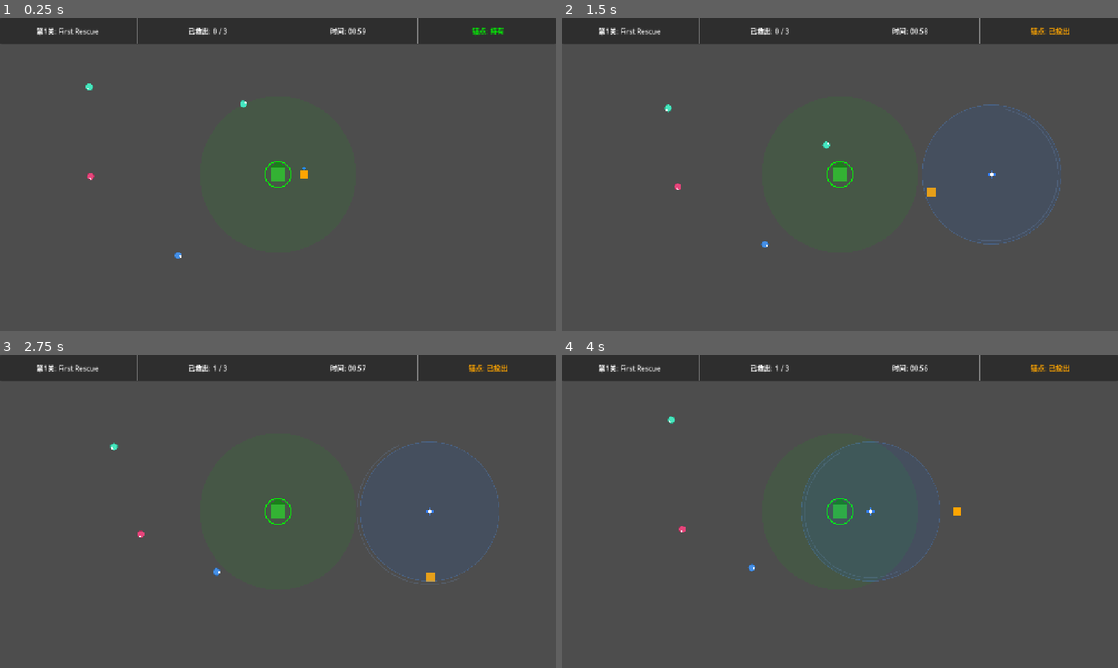
Above: before the commit, frames 1-4 (two rows, left to right).
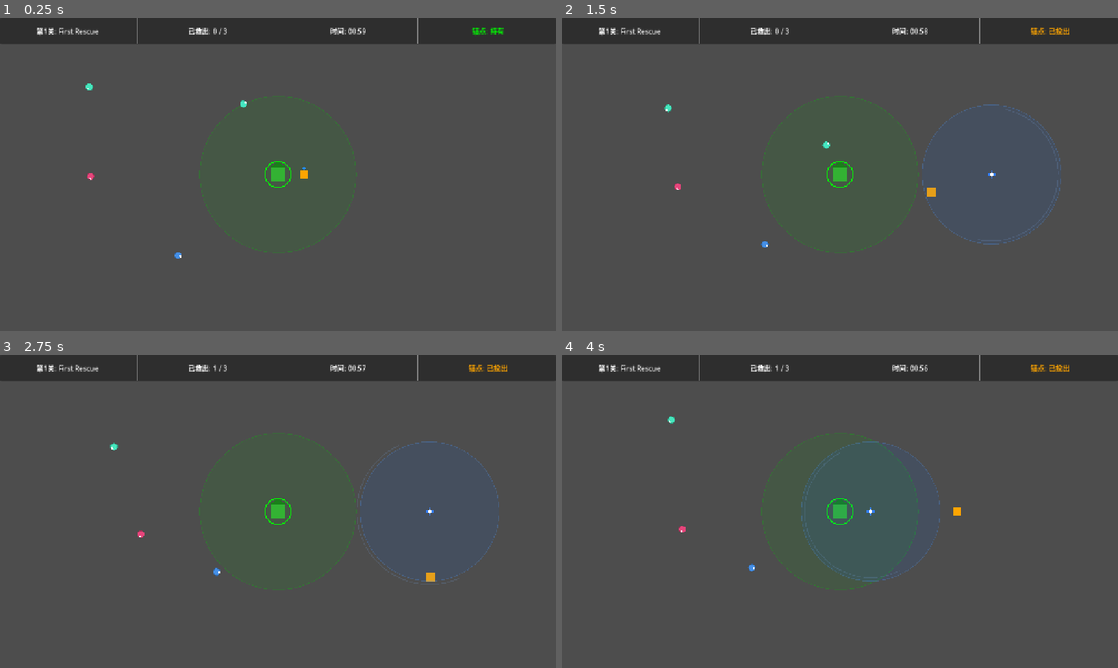
Above: after the commit, the same moments.

Repository: kunk70352-png/Safe-Anchor
Game: Godot game, scene res://src/main/main.tscn
Two runs of this game, one before a commit and one after it. Both use one fixed random seed, a clock stepped at 60 frames per second and the inputs below.
Inputs:
- Up to frame 1 (0.25 s): no input
- Up to frame 2 (1.5 s): hold D (move_right) 0.53-1.28 s; tap Space (charge_throw) at 0.6, 1.35 s; hold S (move_down) from 1.28 s (still down)
- Up to frame 3 (2.75 s): release S (move_down) at 2.03 s; hold D (move_right) from 2.03 s (still down); tap Space (charge_throw) at 2.1 s
- Up to frame 4 (4 s): release D (move_right) at 2.78 s; hold W (move_up) 2.78-3.53 s; tap Space (charge_throw) at 2.85, 3.6 s; hold A (move_left) from 3.53 s (still down)

The runs differ from the first frame. In frame 1, 0.2% of the frame differs, in the area x 35-65%, y 24-76%; in frame 2, 0.2%; in frame 3, 0.2%; in frame 4, 0.2%.

Commit message:
修复：安全屋吸引范围可视化 — 与锚点同样式，alpha从0.08提升到0.10+实线环

Diff:
--- a/src/safe_house/safe_house.gd
+++ b/src/safe_house/safe_house.gd
@@ -1,44 +1,39 @@
-## SafeHouse — 地图上的永久建筑。
-## 吸引范围内的难民会向其寻路。
+## 安全屋 — 地图上的永久建筑。吸引范围内的难民会向其寻路。
 ## 进入救援半径的难民视为"已救出"。
 class_name SafeHouse
 extends Node2D
 
-# ---- 导出属性 ----
+# ---- 属性 ----
 @export var attraction_radius: float = 200.0:
 	set(value):
 		attraction_radius = value
 		queue_redraw()
 @export var rescue_radius: float = 30.0
 
-# ---- 节点引用 ----
+# ---- 节点 ----
 @onready var rescue_area: Area2D = $RescueArea
 @onready var rescue_collision: CollisionShape2D = $RescueArea/CollisionShape2D
 
 
 func _ready() -> void:
 	add_to_group("attraction_sources")
-
-	# 配置救援区域大小
 	if rescue_collision and rescue_collision.shape is CircleShape2D:
 		(rescue_collision.shape as CircleShape2D).radius = rescue_radius
-
-	# 连接救援检测信号
 	rescue_area.body_entered.connect(_on_body_entered_rescue)
 
 
 func _on_body_entered_rescue(body: Node2D) -> void:
 	if body is Refugee:
-		var refugee := body as Refugee
-		refugee.rescue()
+		body.rescue()
 
 
 func _draw() -> void:
-	# 吸引范围（半透明绿色）
-	draw_circle(Vector2.ZERO, attraction_radius, Color(0.0, 0.8, 0.0, 0.08))
-	# 救援半径轮廓
+	# 吸引范围（与检测半径一致，和锚点同样式）
+	draw_circle(Vector2.ZERO, attraction_radius, Color(0.0, 0.7, 0.0, 0.10))
+	draw_arc(Vector2.ZERO, attraction_radius, 0, TAU, 64, Color(0.0, 0.8, 0.0, 0.25), 1.5)
+	# 救援半径
 	draw_arc(Vector2.ZERO, rescue_radius, 0, TAU, 32, Color.GREEN, 2.0)
-	# 房屋形状（绿色方块+三角形屋顶）
+	# 房屋
 	var half := 15.0
 	draw_rect(Rect2(-half, -half, half * 2, half * 2), Color(0.2, 0.7, 0.2), true)
 	var roof := PackedVector2Array([
